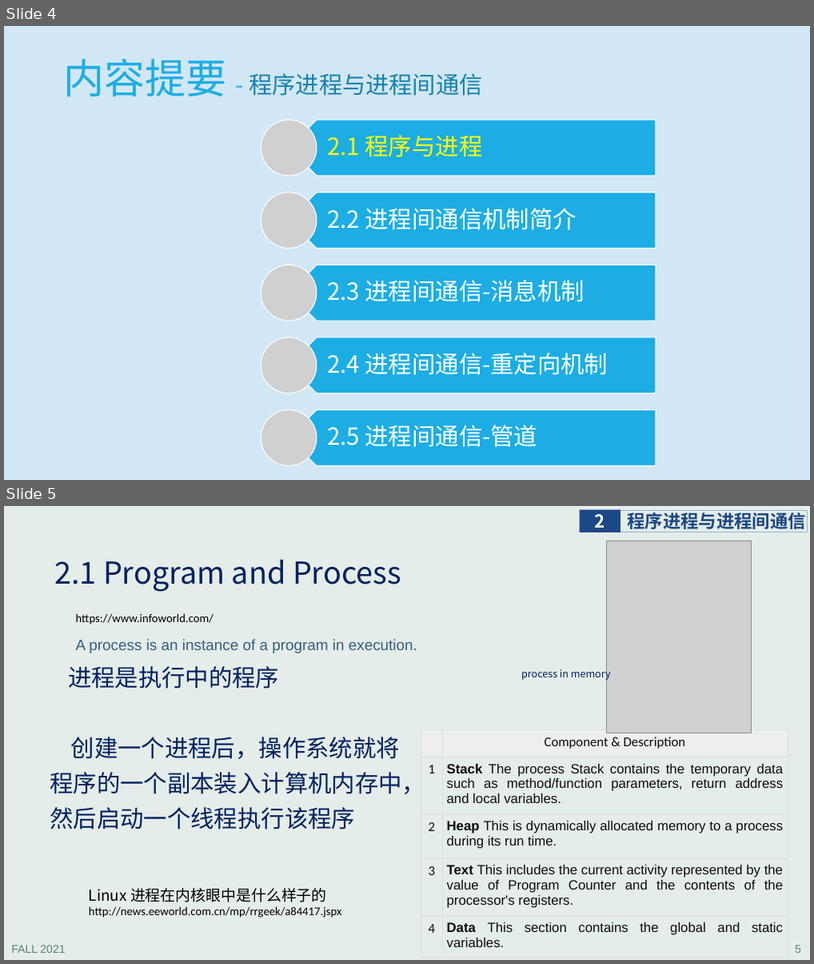
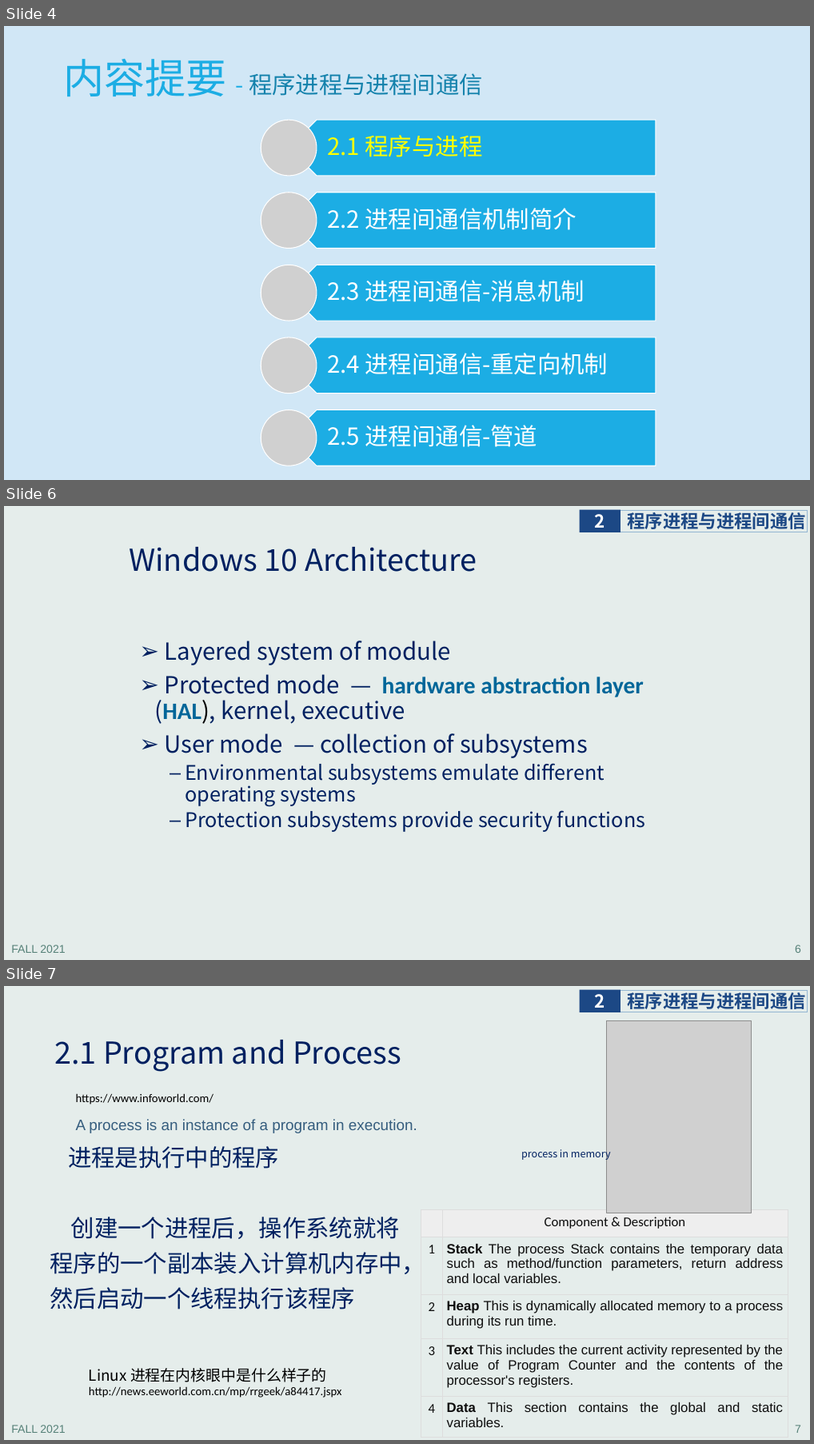
Before and after one commit to principleWindows/win-principle-2021, a slide deck: slides/instruction/principleWindows_2.pptx. Shown one above the other, each under a label of ours: slides 4 and 5 before the commit, slides 4, 6 and 7 after it; the slides between them are not shown. The pictures are 814x964 and 814x1444 pixels, drawn with LibreOffice and Linux fonts; fonts in the diff are those of the drawing; grey boxes stand for pictures. Boxes give left, top, right and bottom in pixels: in the first picture for what was removed or moved away, otherwise in the second. Text is boxed around its words. In the diff, an @@ line names an element or a change of style, - is before the commit and + after.

```diff
--- a/slides/instruction/principleWindows_2.pptx
+++ b/slides/instruction/principleWindows_2.pptx
@@ slide 6 added at <box>4,506,810,960</box>, background #E5EDEB; not listed: 4 template elements that a slide beside it also shows @@
@@ title added at <box>129,547,478,572</box>, 36 pt, text #002060 @@
+Windows 10 Architecture
@@ text added at <box>154,640,646,832</box>, 28 pt, text #002060 @@
+➢ Layered system of module
+➢ Protected mode — hardware abstraction layer (HAL), kernel, executive
+➢ User mode — collection of subsystems
+  – Environmental subsystems emulate different operating systems
+  – Protection subsystems provide security functions
@@ what was slide 5 is now slide 7 @@
@@ page number at <box>795,1424,802,1432</box>: text changed @@
-5
+7
```
Also in this commit, not shown: 1 slide changed, 3 other slides added, 3 other files.
